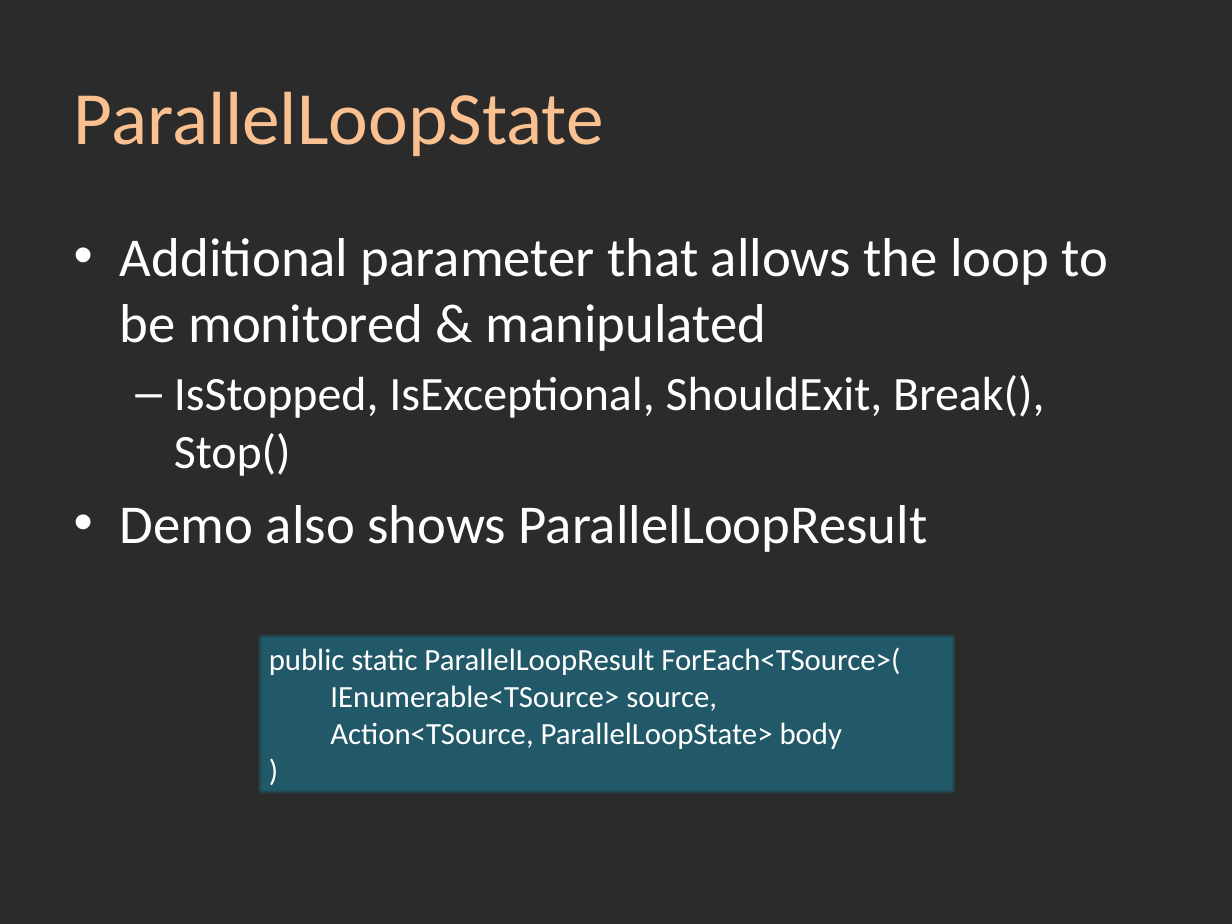
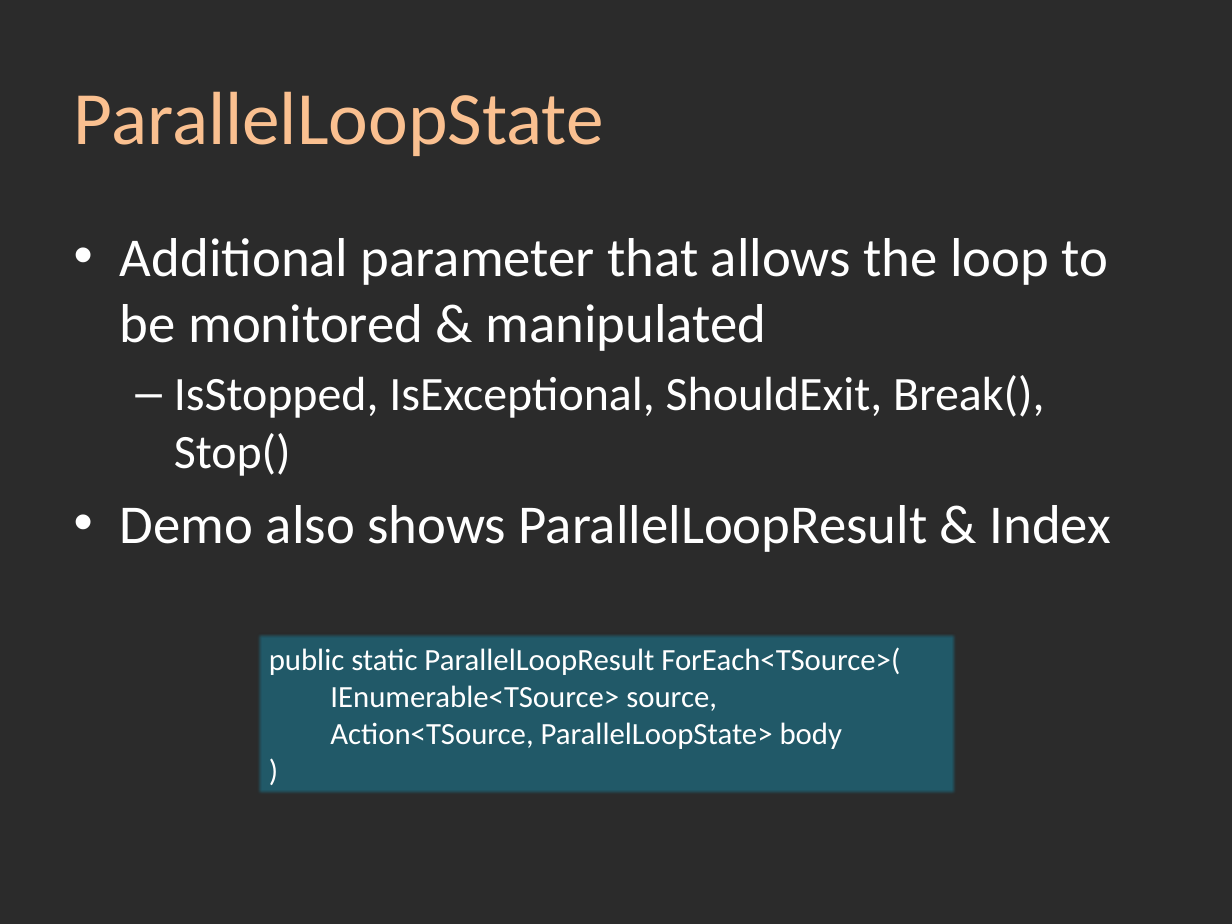
Before and after one commit to srstrong/DDDSW2010, a slide deck: slide 13 of Task Parallel Library.pptx (slide 15 before the commit). Drawn at 1232x924 pixels with LibreOffice and Linux fonts; fonts in the diff are those of the drawing; background and template pictures are left out; a plain dark background stands for a picture behind light text. Boxes give left, top, right and bottom in pixels: in the first picture for what was removed or moved away, otherwise in the second. Text is boxed around its words. In the diff, an @@ line names an element or a change of style, - is before the commit and + after.

```diff
--- a/Task Parallel Library.pptx
+++ b/Task Parallel Library.pptx
@@ text at (x1=120, y1=505, x2=1111, y2=552): text changed @@
-• Demo also shows ParallelLoopResult
+• Demo also shows ParallelLoopResult & Index
```
Also in this commit, not shown: 4 other slides changed, 2 slides removed, 9 other files.
